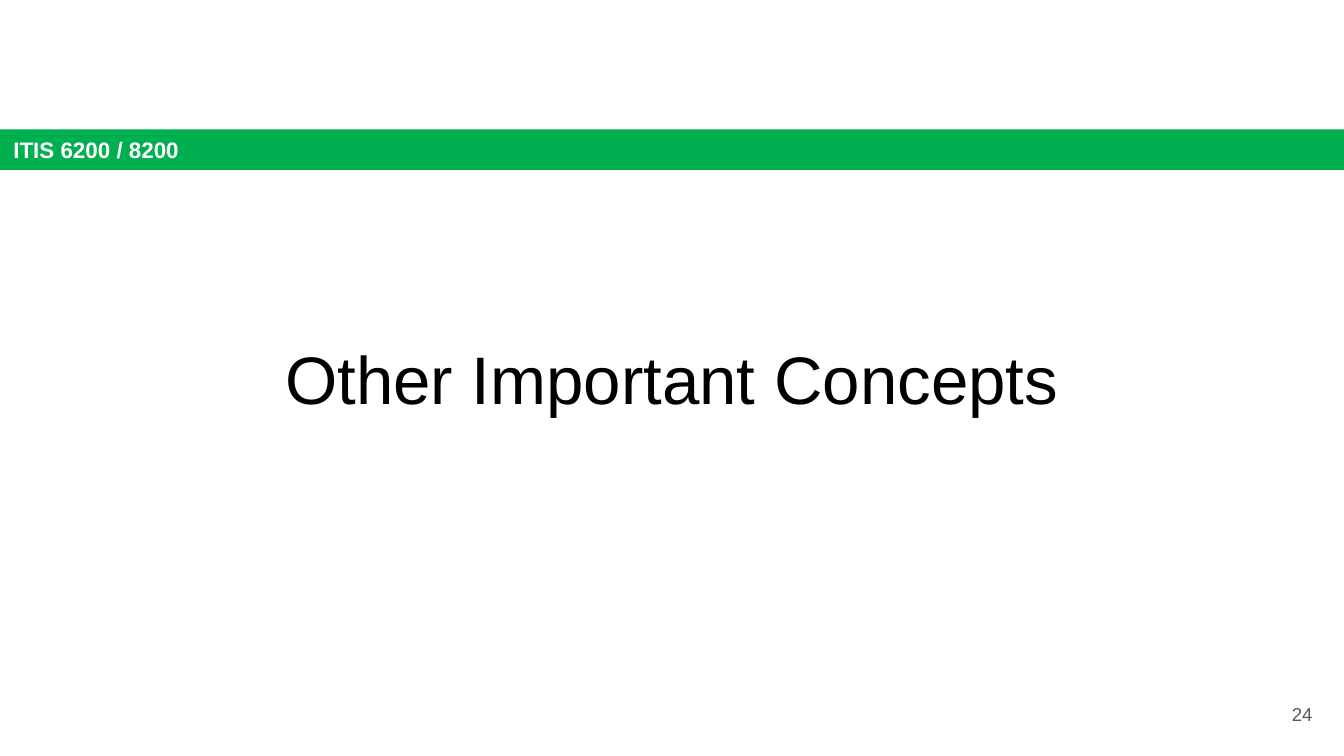
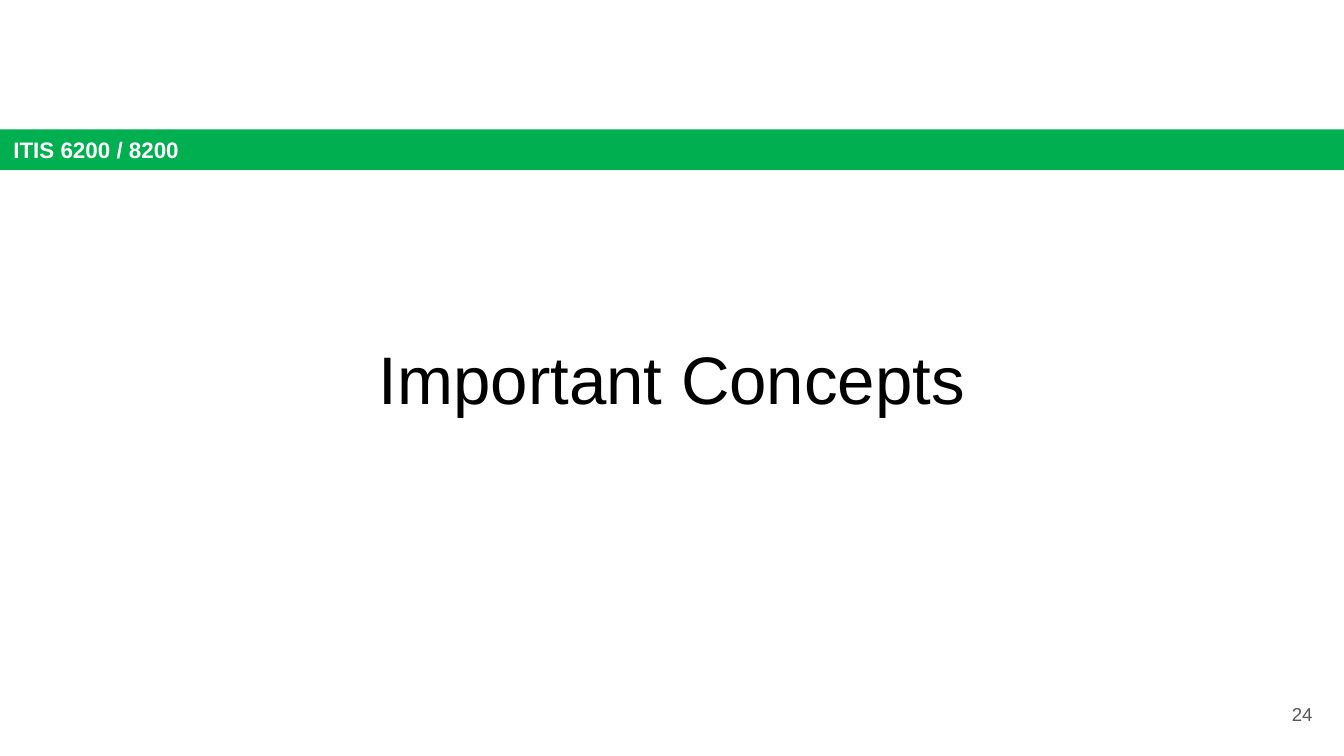
Before and after one commit to jx5c/github.io, a slide deck: slide 24 of teaching/ITIS6200/2023fa/lectures/lec15.ARP.pptx. Drawn at 1344x756 pixels with LibreOffice and Linux fonts; fonts in the diff are those of the drawing. Boxes give left, top, right and bottom in pixels: in the first picture for what was removed or moved away, otherwise in the second. Text is boxed around its words. In the diff, an @@ line names an element or a change of style, - is before the commit and + after.

```diff
--- a/teaching/ITIS6200/2023fa/lectures/lec15.ARP.pptx
+++ b/teaching/ITIS6200/2023fa/lectures/lec15.ARP.pptx
@@ title at (x1=379, y1=357, x2=965, y2=417): text changed @@
-Other Important Concepts
+Important Concepts
```
Also in this commit, not shown: 1 other slide changed, 2 slides added, 1 slide removed.
